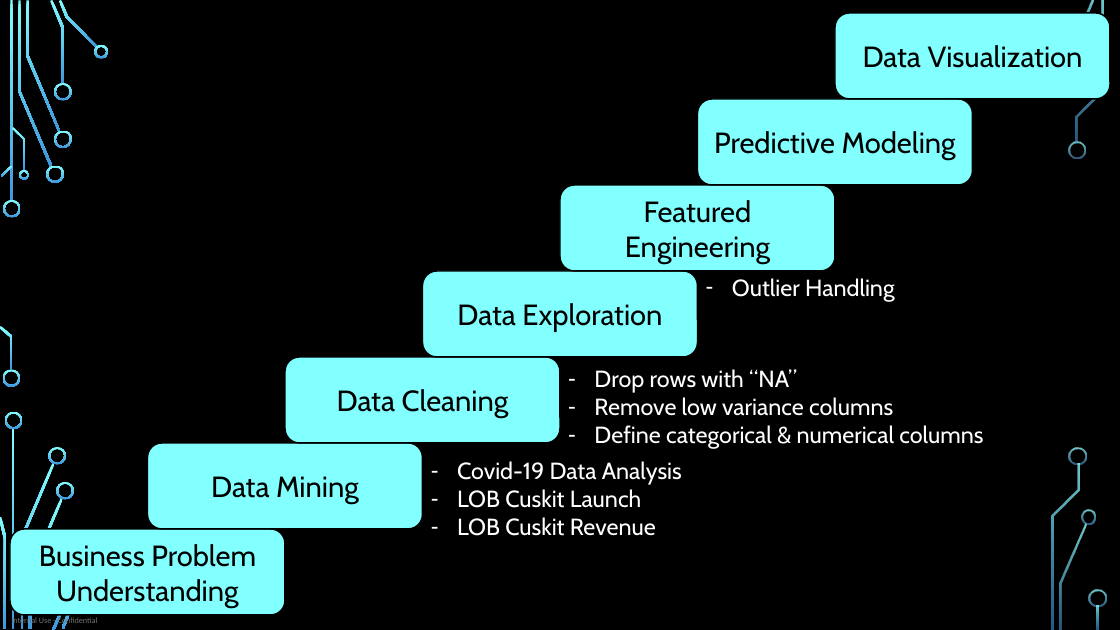
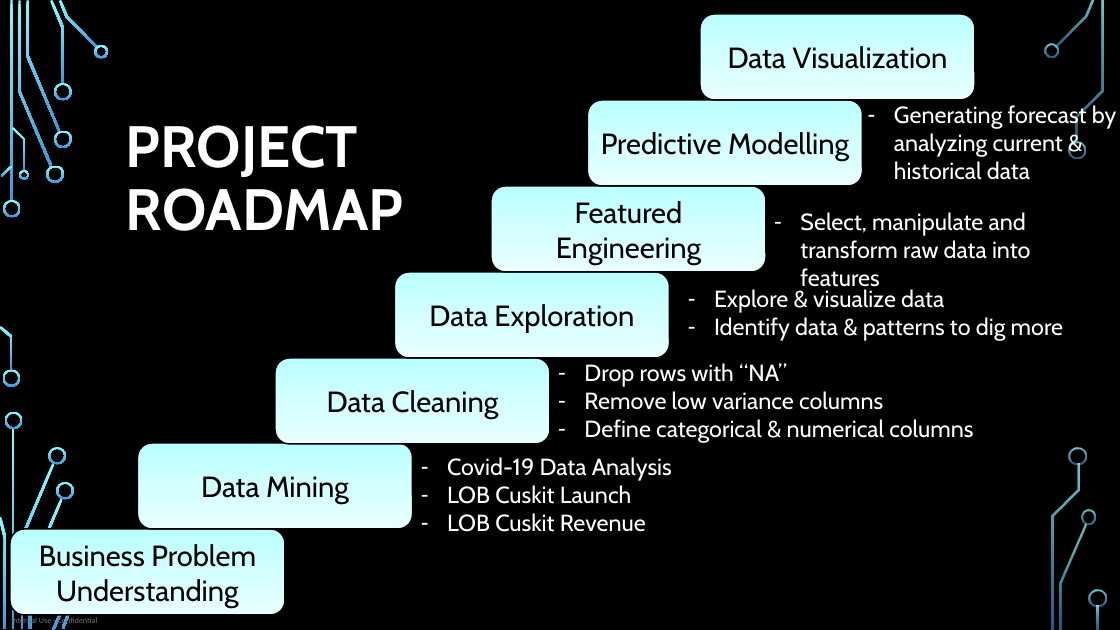
Before and after one commit to WooiLing94/WLCapstoneProject, a slide deck: slide 3 of LOB Cuskit Launch Dashboard.pptx (slide 5 before the commit). Drawn at 1120x630 pixels with LibreOffice and Linux fonts; fonts in the diff are those of the drawing; background and template pictures are left out. Boxes give left, top, right and bottom in pixels: in the first picture for what was removed or moved away, otherwise in the second. Text is boxed around its words. In the diff, an @@ line names an element or a change of style, - is before the commit and + after.

```diff
--- a/LOB Cuskit Launch Dashboard.pptx
+++ b/LOB Cuskit Launch Dashboard.pptx
@@ rounded rectangle "Data Visualization": place and size @@
-rounded rectangle "Data Visualization" at [835, 13, 1110, 98]
+rounded rectangle "Data Visualization" at [700, 14, 975, 100]
@@ freeform shape added at [1044, 44, 1059, 58], fill gradient #82FFFF to #3D97DE @@
@@ fill #82FFFF to gradient #B9FFFF to #D3FFFF to #E9FFFF in 7 elements at [10, 529, 285, 615], [138, 443, 413, 528], [275, 358, 549, 444], [395, 272, 670, 358], [492, 186, 766, 271], [700, 14, 975, 100], [587, 100, 862, 186] @@
@@ rounded rectangle "Predictive Modelling": place and size @@
-rounded rectangle "Predictive Modelling" at [697, 99, 972, 185]
+rounded rectangle "Predictive Modelling" at [587, 100, 862, 186]
@@ text added at [894, 105, 1116, 180], 20 pt, text #FFFFFF @@
+– Generating forecast by analyzing current & historical data
@@ text added at [126, 125, 404, 231], 50 pt, text #FFFFFF, bold @@
+PROJECT ROADMAP
@@ text in rounded rectangle at [601, 132, 849, 160]: text changed @@
-Predictive Modeling
+Predictive Modelling
@@ rounded rectangle "Featured Engineering": place and size @@
-rounded rectangle "Featured Engineering" at [560, 185, 835, 271]
+rounded rectangle "Featured Engineering" at [492, 186, 766, 271]
@@ text added at [800, 212, 1030, 292], 20 pt, text #FFFFFF @@
+– Select, manipulate and transform raw data into features
@@ rounded rectangle "Data Exploration": place and size @@
-rounded rectangle "Data Exploration" at [423, 271, 697, 357]
+rounded rectangle "Data Exploration" at [395, 272, 670, 358]
@@ text at [714, 289, 1064, 341]: text changed @@
-– Outlier Handling
+– Explore & visualize data
+– Identify data & patterns to dig more
@@ rounded rectangle "Data Cleaning": place and size @@
-rounded rectangle "Data Cleaning" at [285, 357, 560, 443]
+rounded rectangle "Data Cleaning" at [275, 358, 549, 444]
@@ text "Drop rows with “NA”": place and size @@
-text "Drop rows with “NA”" at [594, 369, 983, 449]
+text "Drop rows with “NA”" at [584, 363, 973, 443]
@@ rounded rectangle "Data Mining": place and size @@
-rounded rectangle "Data Mining" at [148, 443, 423, 528]
+rounded rectangle "Data Mining" at [138, 443, 413, 528]
@@ text "Covid-19 Data Analysis": place and size @@
-text "Covid-19 Data Analysis" at [457, 461, 682, 536]
+text "Covid-19 Data Analysis" at [447, 457, 672, 532]
@@ freeform shape added at [97, 571, 111, 585], fill gradient #82FFFF to #3D97DE @@
```
Also in this commit, not shown: 2 other slides changed, 5 slides added, 1 slide removed, 2 other files.
